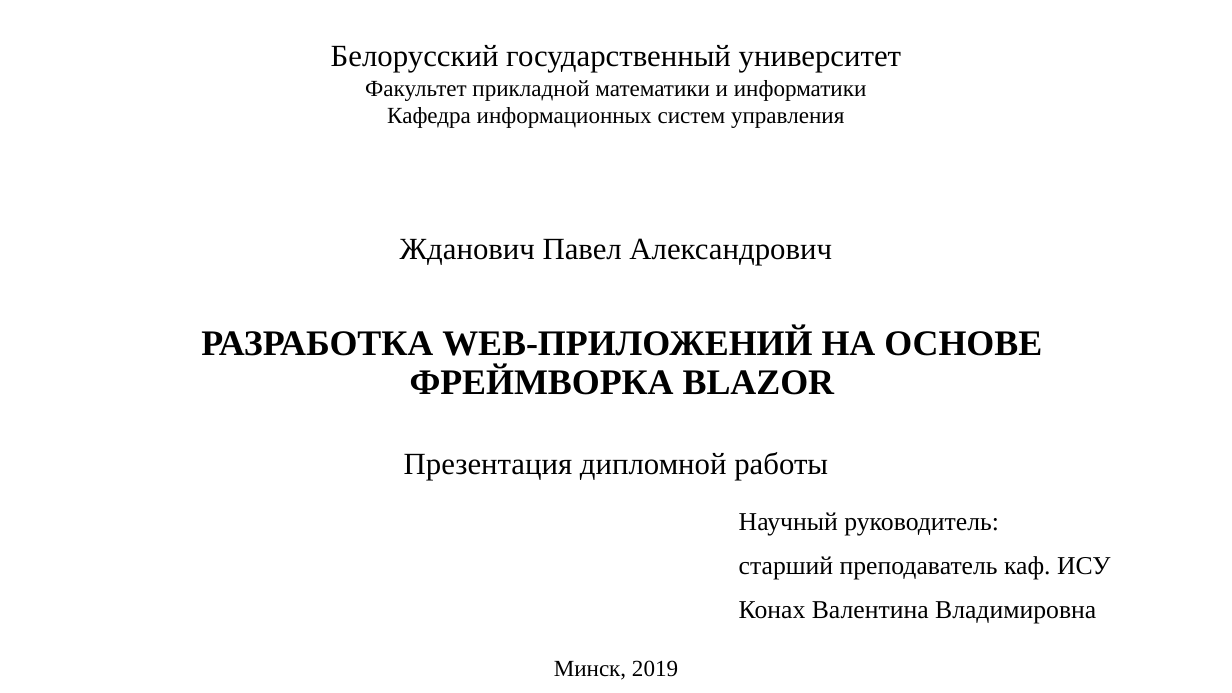
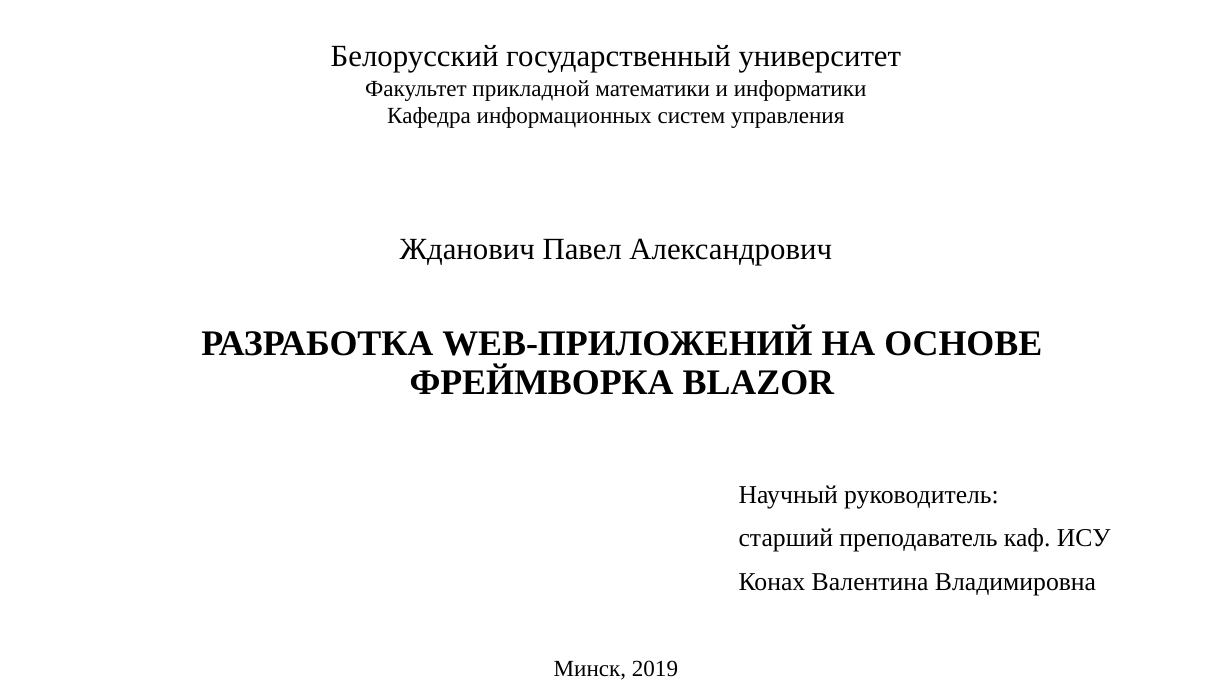
Before and after one commit to SWATOPLUS/il2wasm, a slide deck: slide 1 of report/Presentation.pptx. Drawn at 1232x693 pixels with LibreOffice and Linux fonts; fonts in the diff are those of the drawing. Boxes give left, top, right and bottom in pixels: in the first picture for what was removed or moved away, otherwise in the second. Text is boxed around its words. In the diff, an @@ line names an element or a change of style, - is before the commit and + after.

```diff
--- a/report/Presentation.pptx
+++ b/report/Presentation.pptx
@@ text removed at bbox=[404, 452, 828, 480] @@
-Презентация дипломной работы
@@ text "Научный руководитель:": place and size @@
-text "Научный руководитель:" at bbox=[739, 512, 1111, 623]
+text "Научный руководитель:" at bbox=[739, 485, 1111, 596]
```
Also in this commit, not shown: 7 other slides changed.
